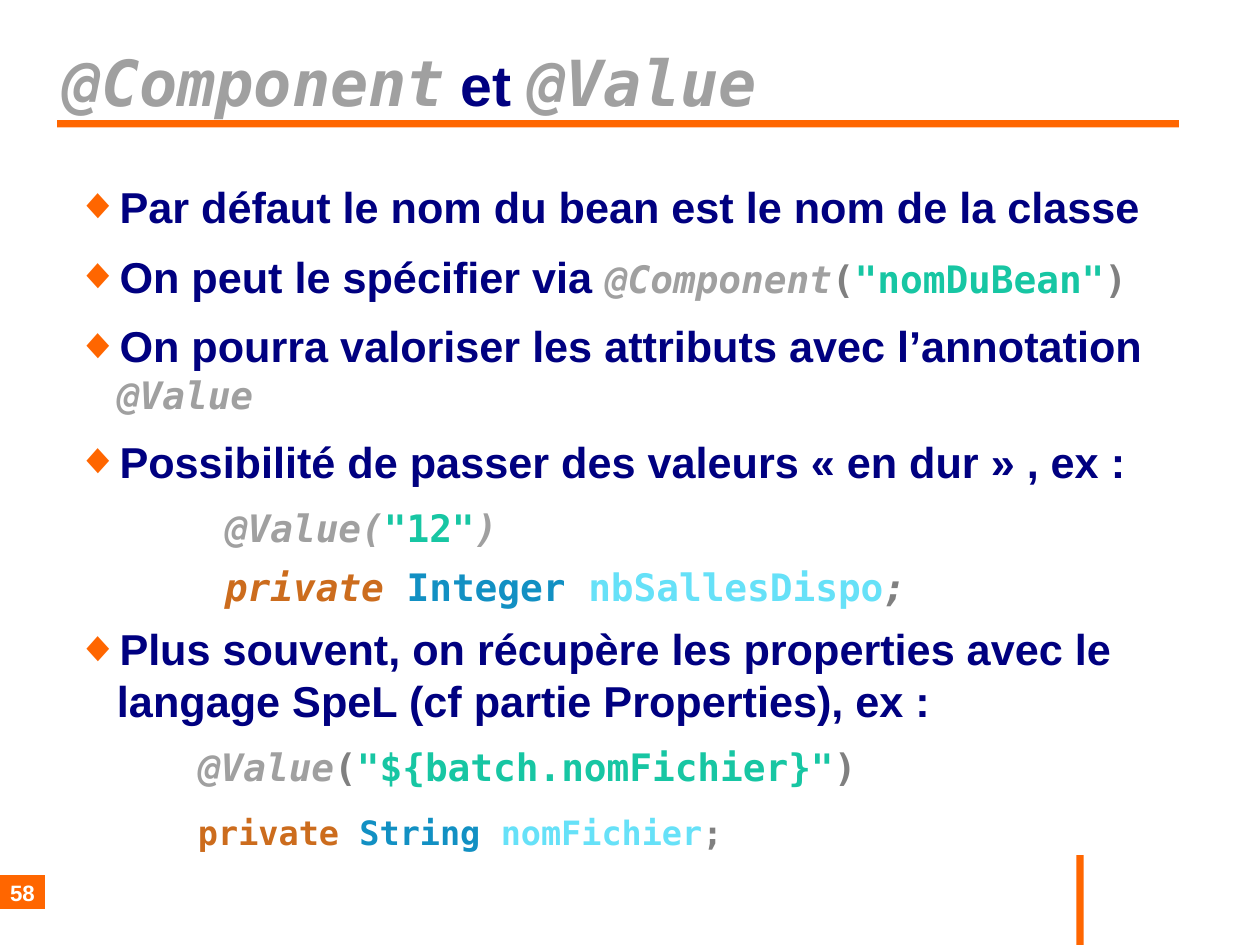
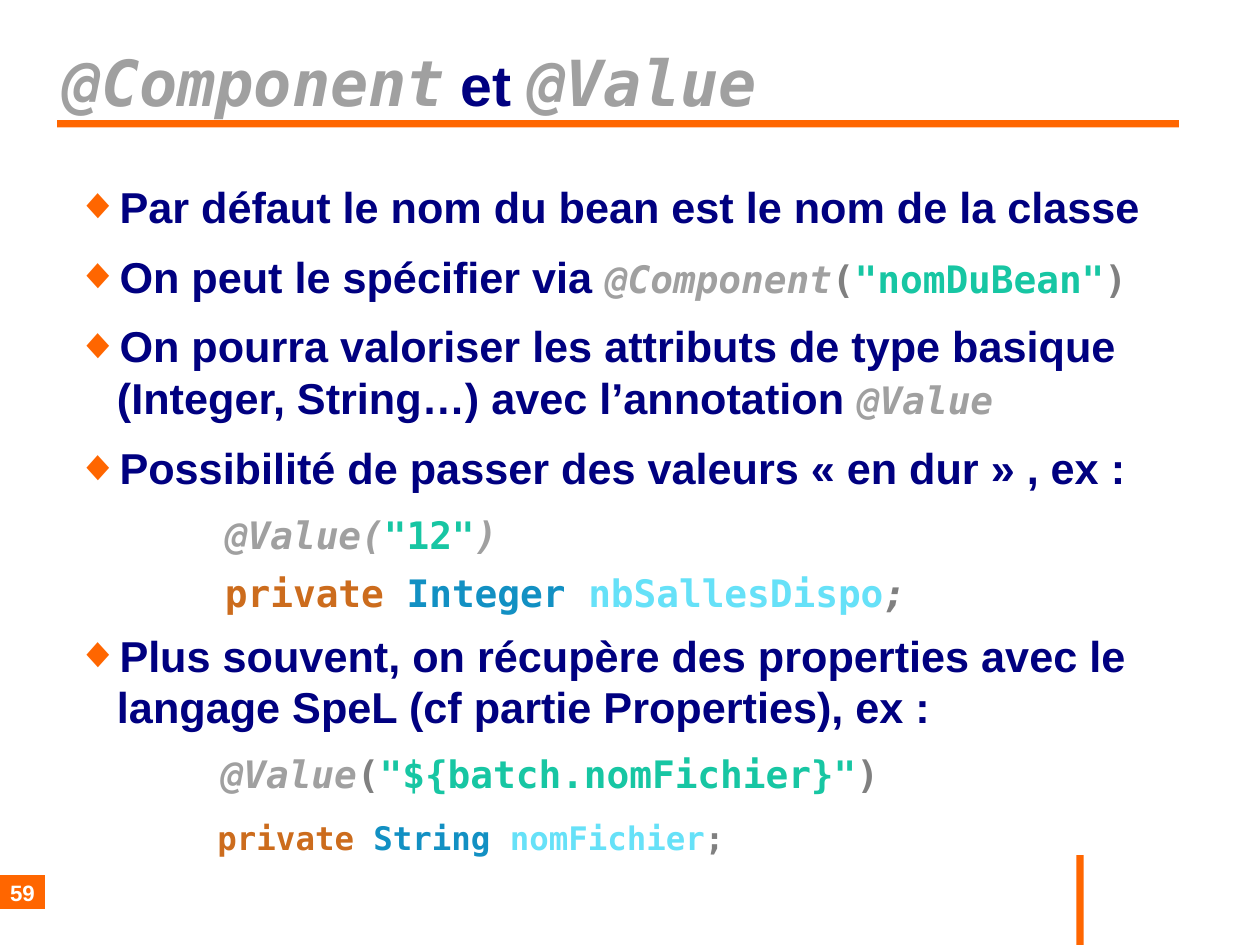
Before and after one commit to philphils/formation-spring, a slide deck: slide 59 of Documentation/diapo_formation_spring.odp (slide 58 before the commit). Drawn at 1260x945 pixels with LibreOffice and Linux fonts; fonts in the diff are those of the drawing; background and template pictures are left out. Boxes give left, top, right and bottom in pixels: in the first picture for what was removed or moved away, otherwise in the second. Text is boxed around its words. In the diff, an @@ line names an element or a change of style, - is before the commit and + after.

```diff
--- a/Documentation/diapo_formation_spring.odp
+++ b/Documentation/diapo_formation_spring.odp
@@ text at (x1=117, y1=330, x2=1115, y2=423): text changed @@
-◆ On pourra valoriser les attributs avec l’annotation @Value
+◆ On pourra valoriser les attributs de type basique (Integer, String…) avec l’annotation @Value
@@ text at (x1=225, y1=577, x2=906, y2=615): italic off in "private"; size 21.2 to 20.4 pt in "private String nomFichier;" @@
@@ text at (x1=117, y1=640, x2=1125, y2=732): text changed @@
-◆ Plus souvent, on récupère les properties avec le langage SpeL (cf partie Properties), ex :
+◆ Plus souvent, on récupère des properties avec le langage SpeL (cf partie Properties), ex :
@@ page number at (x1=10, y1=885, x2=35, y2=902): text changed @@
-58
+59
```
Also in this commit, not shown: 14 other slides changed, 2 slides added.
